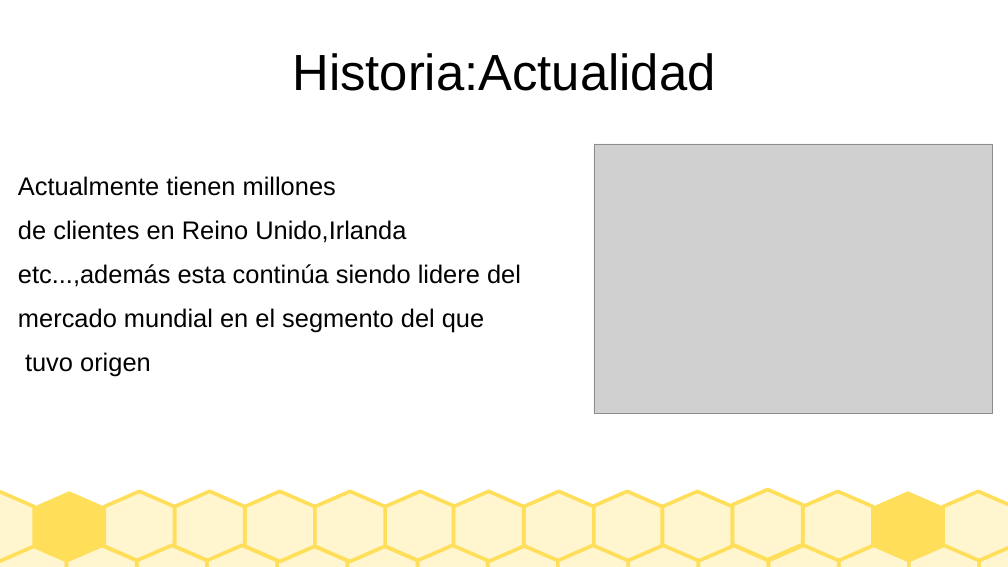
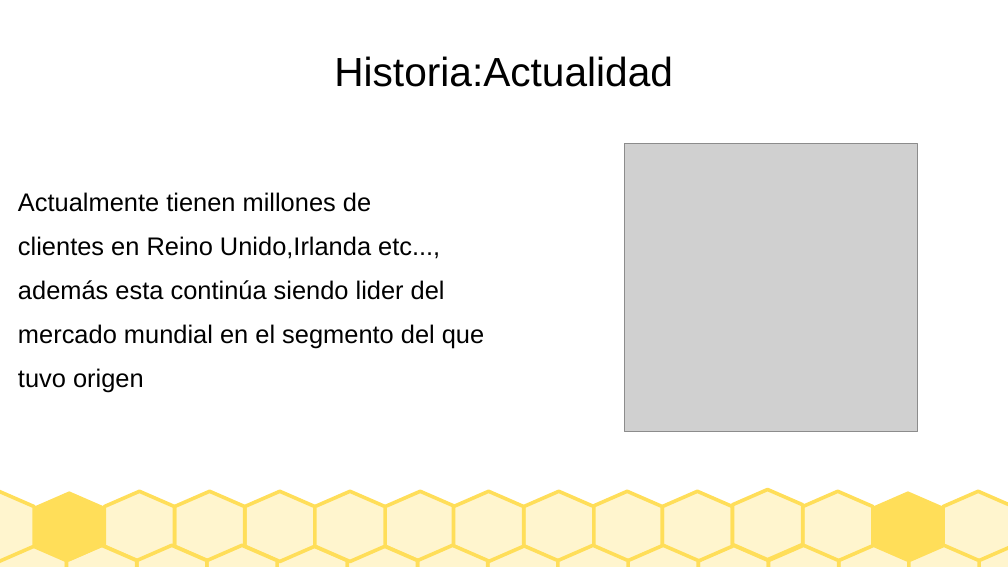
Before and after one commit to Borja-68/asignaturas, a slide deck: slide 5 of sistemas empresa/Presentacion_SAGE.odp. Drawn at 1008x567 pixels with LibreOffice and Linux fonts; fonts in the diff are those of the drawing; grey boxes stand for pictures. Boxes give left, top, right and bottom in pixels: in the first picture for what was removed or moved away, otherwise in the second. Text is boxed around its words. In the diff, an @@ line names an element or a change of style, - is before the commit and + after.

```diff
--- a/sistemas empresa/Presentacion_SAGE.odp
+++ b/sistemas empresa/Presentacion_SAGE.odp
@@ title "Historia:Actualidad" at (334, 56, 673, 87): size 40 to 32 pt @@
@@ text "Actualmente tienen millones de": place and size @@
-text "Actualmente tienen millones de" at (18, 176, 521, 376)
+text "Actualmente tienen millones de" at (18, 192, 484, 393)
@@ picture at (625, 144, 918, 432): rotation 180 to 0 degrees @@
@@ text at (18, 192, 445, 300): text changed @@
-Actualmente tienen millones
-de clientes en Reino Unido,Irlanda
-etc...,además esta continúa siendo lidere del
+Actualmente tienen millones de
+clientes en Reino Unido,Irlanda etc...,
+además esta continúa siendo lider del
```
Also in this commit, not shown: 8 other slides changed, 5 slides added, 2 other files.
